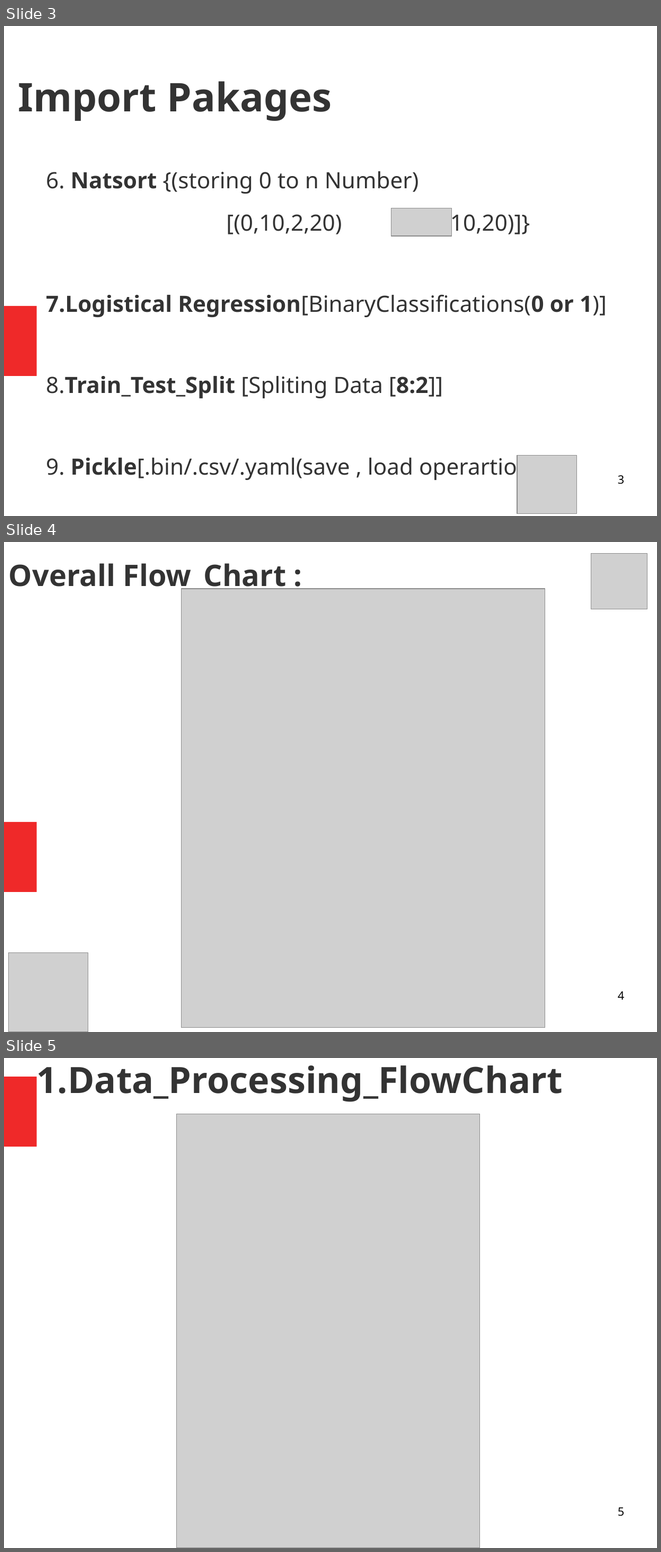
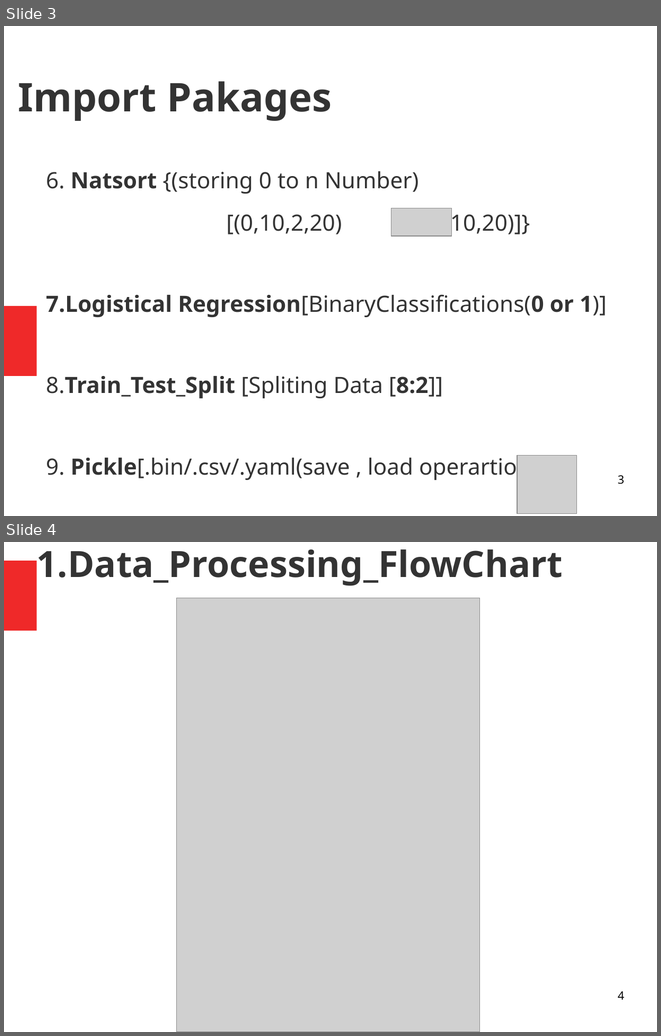
Before and after one commit to vimalv-AI/Redspectra, a slide deck: QMAX_EAGLE_3/doc/Presentations/0_Eagle_Doc.odp. Shown one above the other, each under a label of ours: slides 3, 4 and 5 before the commit, slides 3 and 4 after it. The pictures are 661x1552 and 661x1036 pixels, drawn with LibreOffice and Linux fonts; fonts in the diff are those of the drawing; grey boxes stand for pictures. Boxes give left, top, right and bottom in pixels: in the first picture for what was removed or moved away, otherwise in the second. Text is boxed around its words. In the diff, an @@ line names an element or a change of style, - is before the commit and + after.

```diff
--- a/QMAX_EAGLE_3/doc/Presentations/0_Eagle_Doc.odp
+++ b/QMAX_EAGLE_3/doc/Presentations/0_Eagle_Doc.odp
@@ slide 4 removed at [4,542,657,1032], background #FFFFFF; not listed: 1 template element that a slide beside it also shows @@
@@ picture removed at [591,553,647,609] @@
@@ title removed at [9,563,286,594] @@
-Overall Flow_Chart :
@@ picture removed at [181,589,545,1027] @@
@@ picture removed at [9,953,88,1032] @@
@@ page number removed at [618,991,624,999] @@
-4
@@ what was slide 5 is now slide 4 @@
@@ page number at [618,991,624,999]: text changed @@
-5
+4
```
Also in this commit, not shown: 6 slides changed, 2 slides added, 2 other files.
